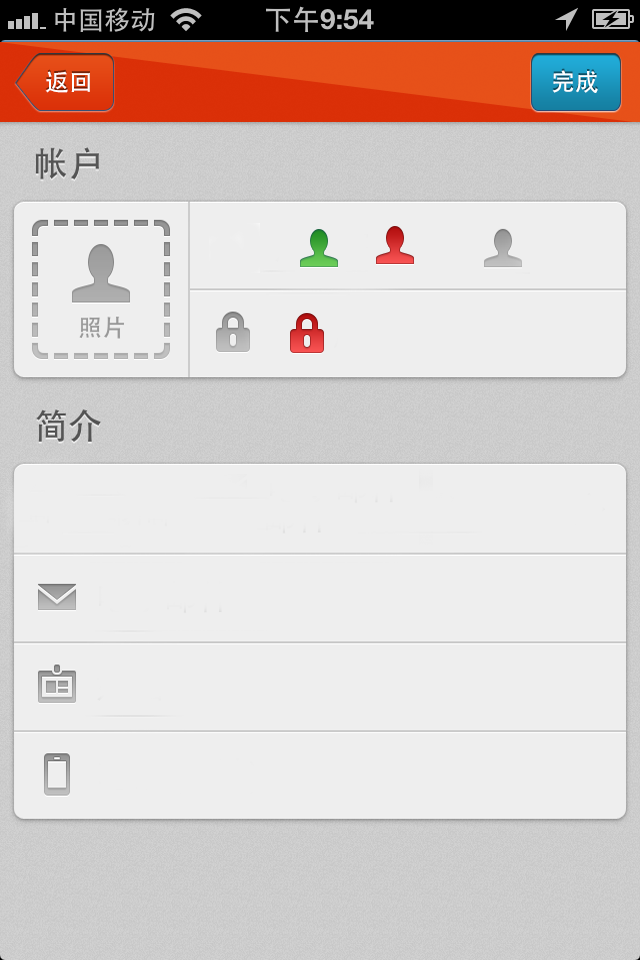
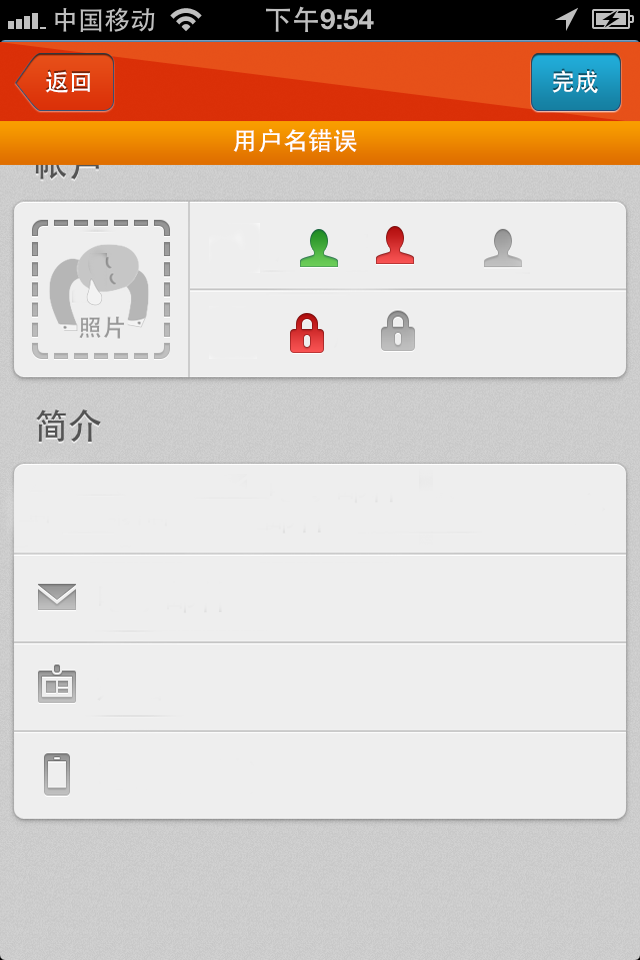
Two versions of the same layered image (640 × 960). Layer-by-layer changes:
added layer "用户名错误" above "Layer 12" over [233, 128, 357, 152]
added layer "Layer 12" above "icon" over [0, 121, 640, 165]
added layer "Layer 11" in group "icon" over [381, 309, 415, 352]
showed "Layer 5", moved it above "Layer 3", painted on it over [0, 122, 640, 359]
painted on "Layer 3" over [0, 122, 640, 359]
